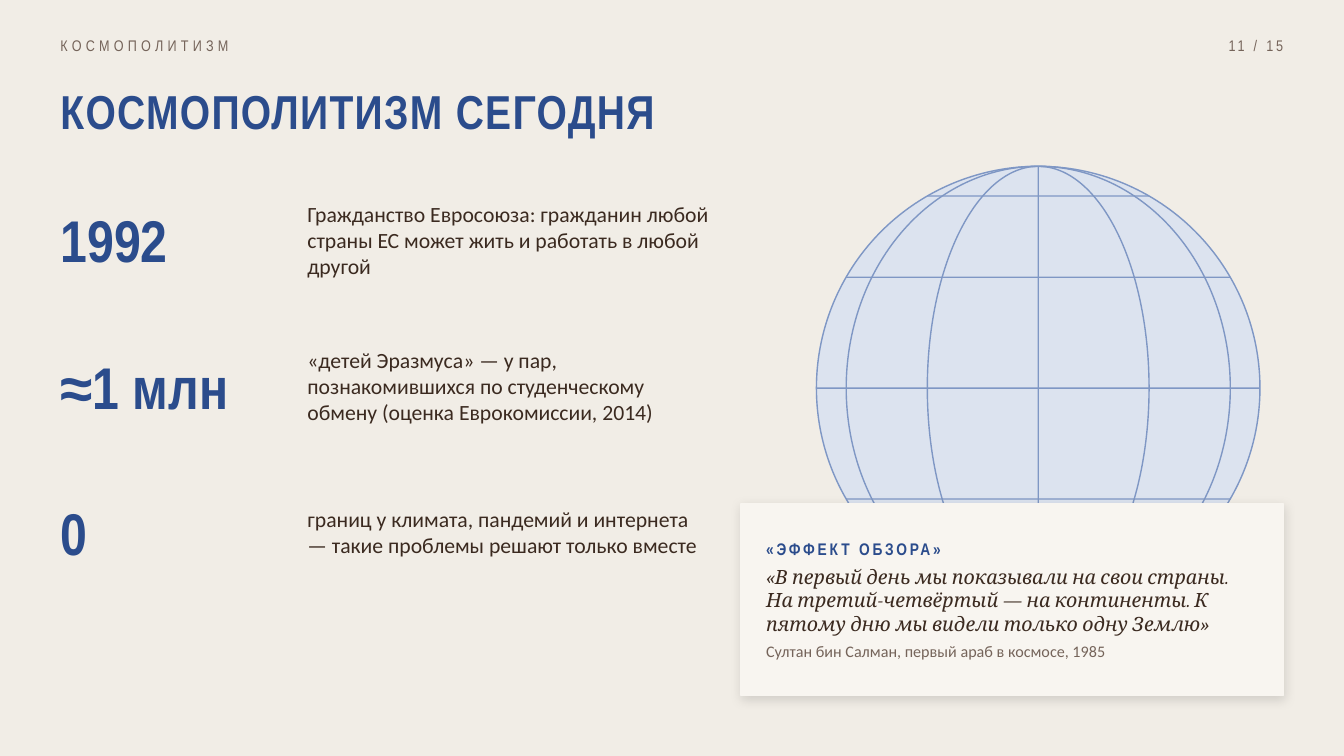
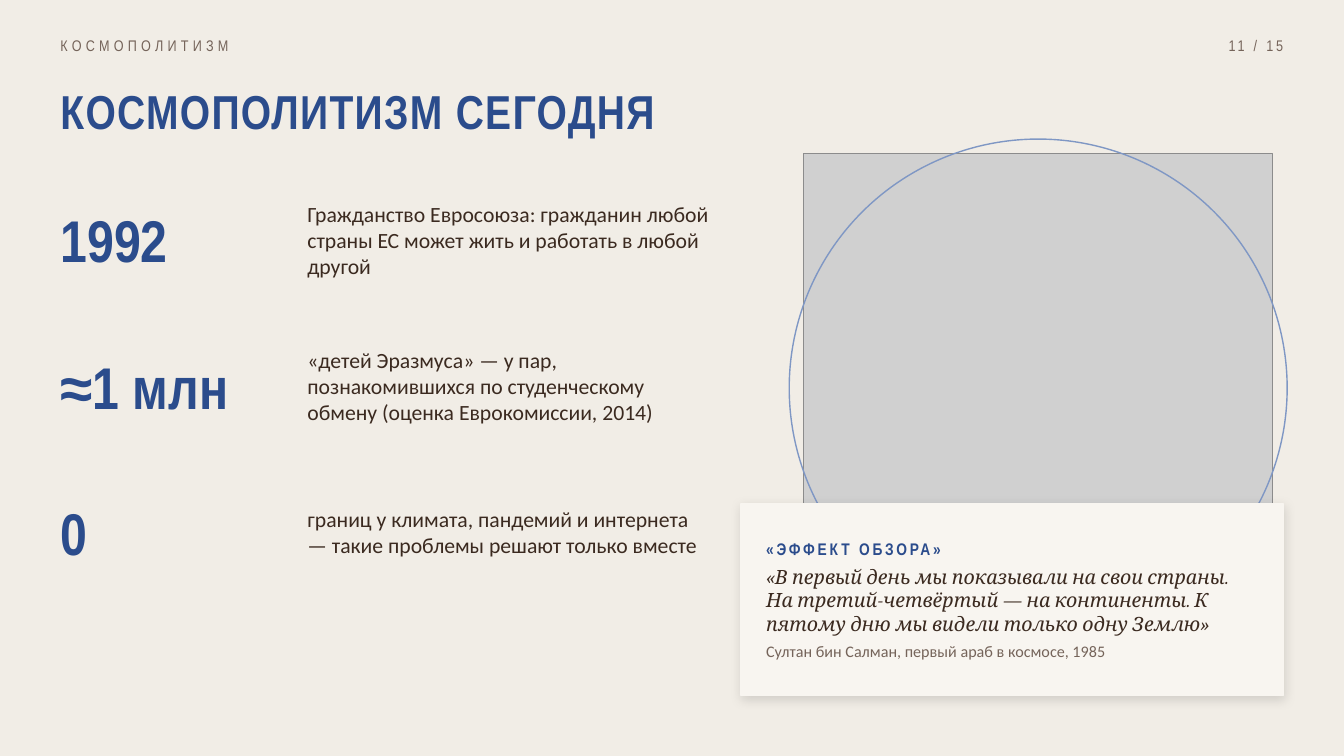
Before and after one commit to danok12/danok12, a slide deck: slide 11 of prezentatsii/kosmopolitizm/kosmopolitizm.pptx. Drawn at 1344x756 pixels with LibreOffice and Linux fonts; fonts in the diff are those of the drawing; grey boxes stand for pictures. Boxes give left, top, right and bottom in pixels: in the first picture for what was removed or moved away, otherwise in the second. Text is boxed around its words. In the diff, an @@ line names an element or a change of style, - is before the commit and + after.

```diff
--- a/prezentatsii/kosmopolitizm/kosmopolitizm.pptx
+++ b/prezentatsii/kosmopolitizm/kosmopolitizm.pptx
@@ ellipse: place and size @@
-ellipse at [817, 166, 1260, 610]
+ellipse at [789, 139, 1288, 637]
@@ picture added at [804, 153, 1273, 623] @@
@@ ellipse removed at [817, 166, 1260, 610] @@
@@ ellipse removed at [846, 166, 1230, 610] @@
@@ ellipse removed at [928, 166, 1149, 610] @@
@@ line removed from (1038, 166) to (1038, 610) @@
@@ line removed from (928, 196) to (1149, 196) @@
@@ line removed from (846, 277) to (1231, 277) @@
@@ line removed from (817, 388) to (1260, 388) @@
@@ line removed from (846, 499) to (1231, 499) @@
```
Also in this commit, not shown: 1 other slide changed, 5 other files.
